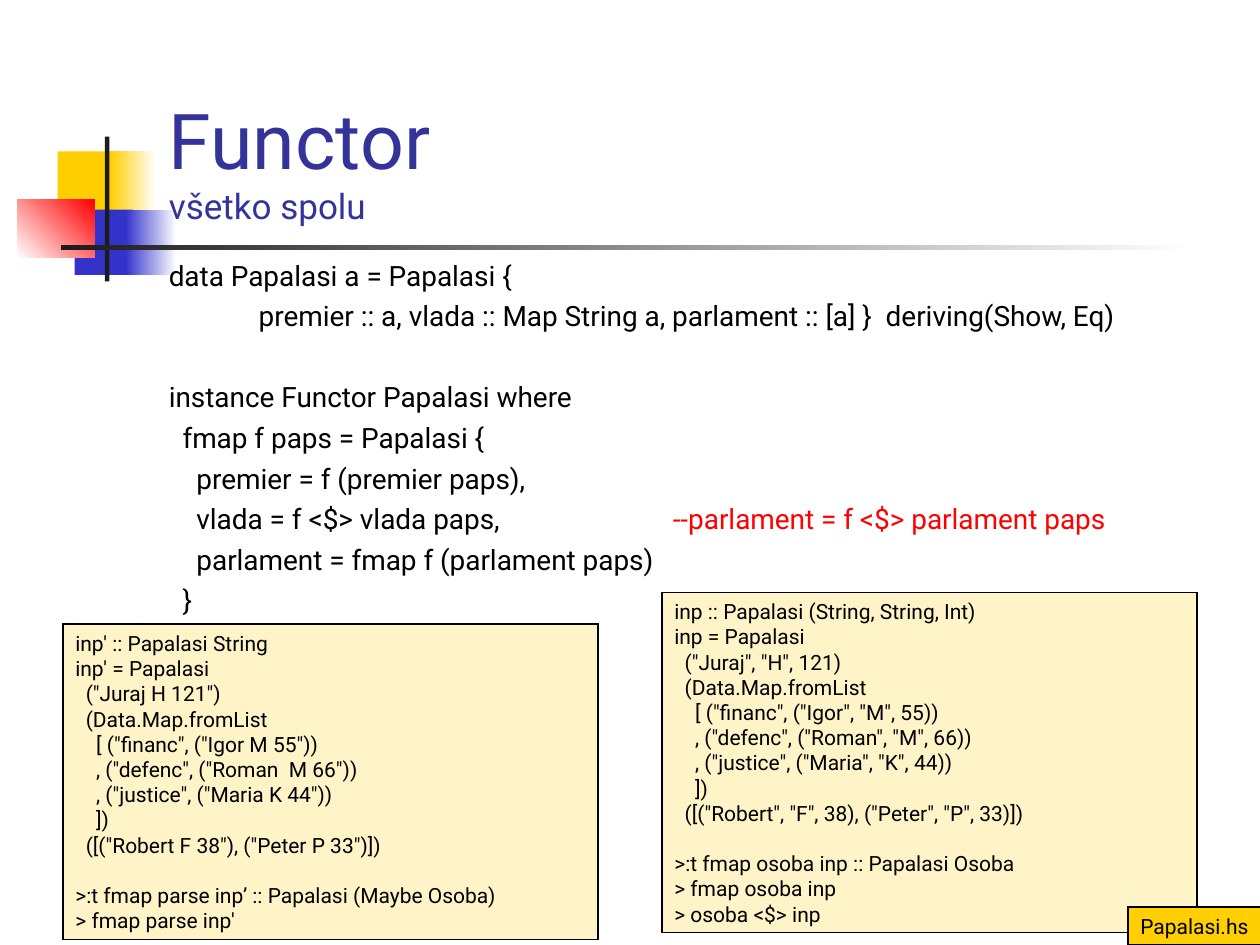
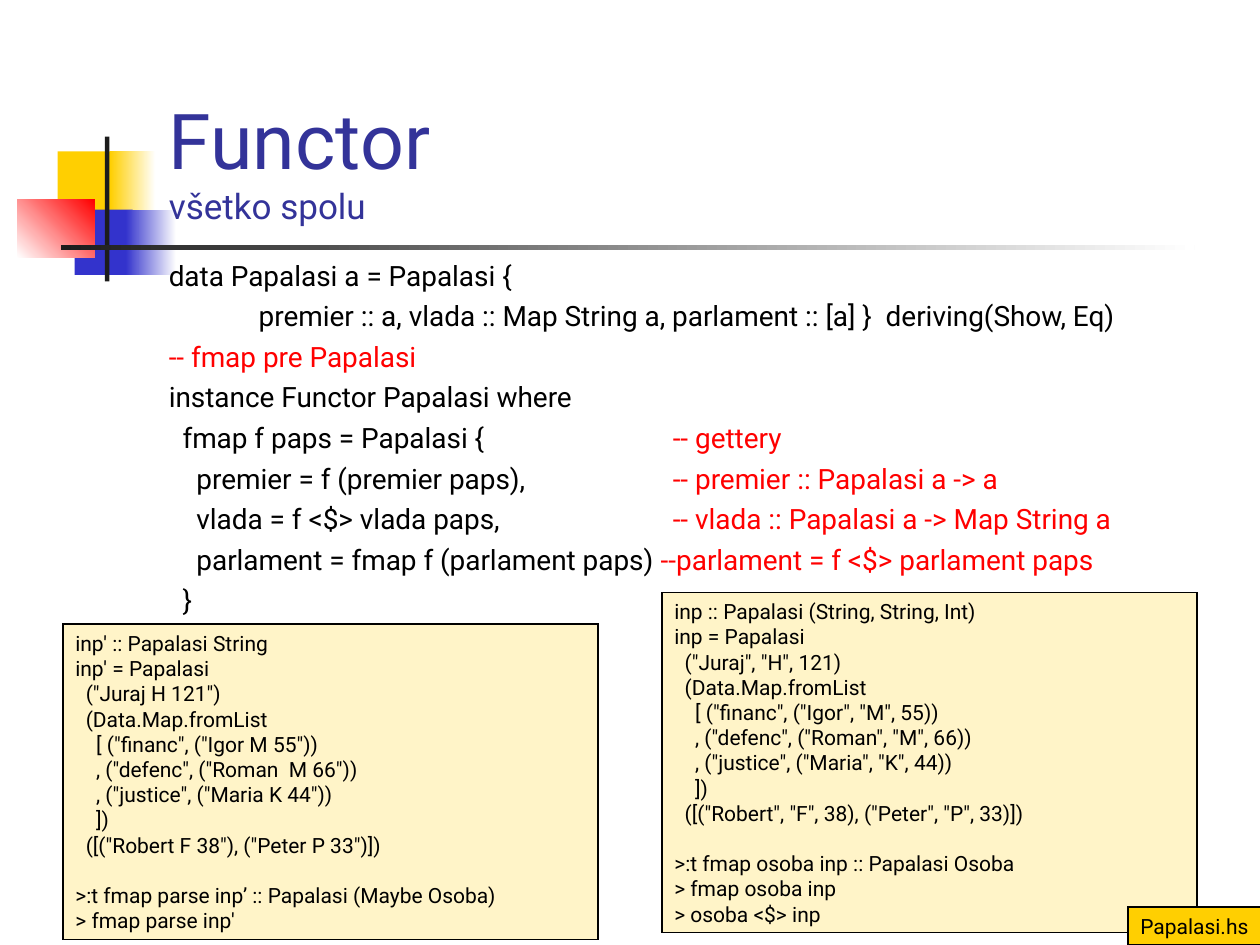
Before and after one commit to Funkcionalne/Prednasky, a slide deck: slide 3 of 13/13_fpro.ppt. Drawn at 1260x945 pixels with LibreOffice and Linux fonts; fonts in the diff are those of the drawing. Boxes give left, top, right and bottom in pixels: in the first picture for what was removed or moved away, otherwise in the second. Text is boxed around its words. In the diff, an @@ line names an element or a change of style, - is before the commit and + after.

```diff
--- a/13/13_fpro.ppt
+++ b/13/13_fpro.ppt
@@ text at [191,345,417,373]: paragraph added @@
+-- fmap pre Papalasi
@@ text at [183,426,1111,577]: text changed @@
-fmap f paps = Papalasi {
-premier = f (premier paps),
-vlada = f <$> vlada paps, --parlament = f <$> parlament paps
-parlament = fmap f (parlament paps)
+fmap f paps = Papalasi { -- gettery
+premier = f (premier paps), -- premier :: Papalasi a -> a
+vlada = f <$> vlada paps, -- vlada :: Papalasi a -> Map String a
+parlament = fmap f (parlament paps) --parlament = f <$> parlament paps
```
Also in this commit, not shown: 8 other slides changed, 5 other files.
